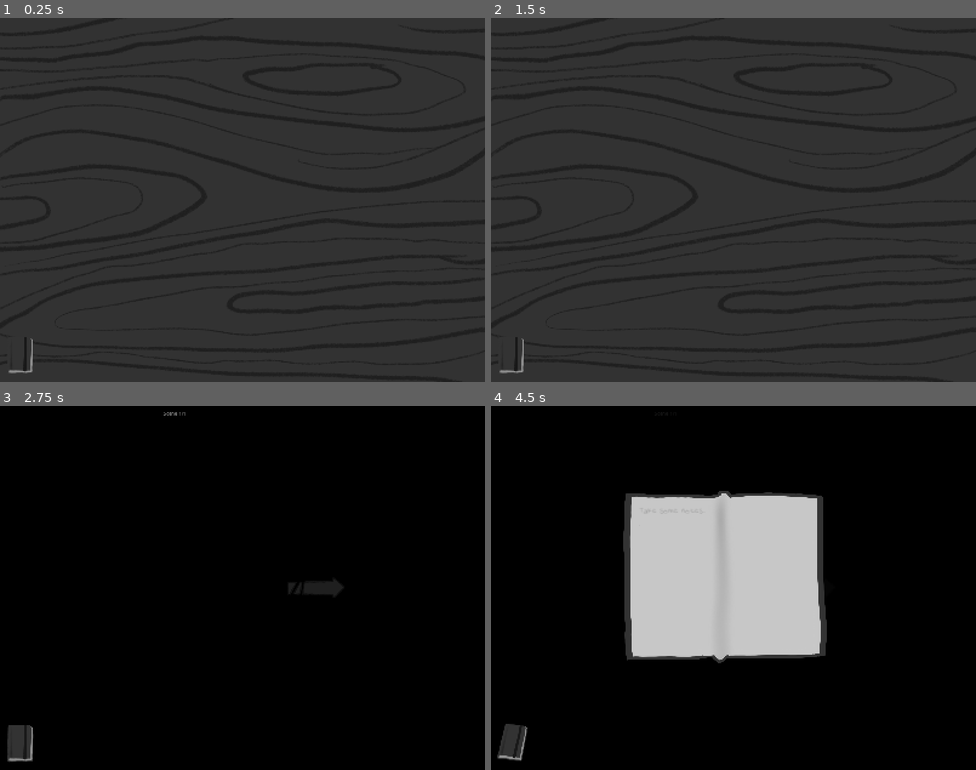
Above: before the commit, frames 1-4 (two rows, left to right).
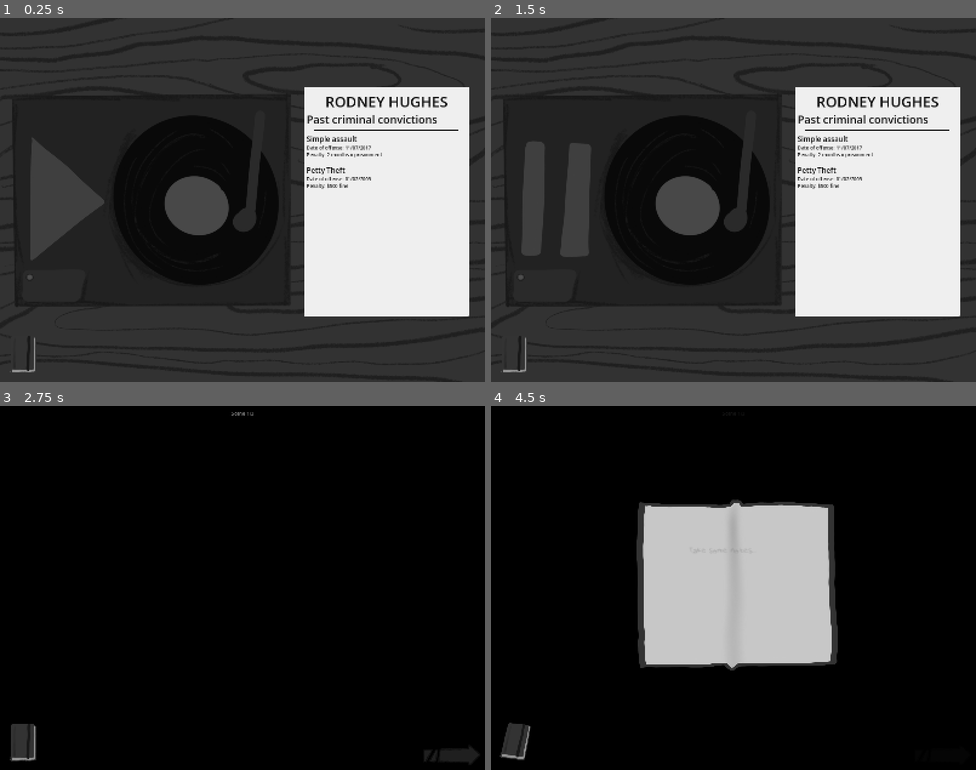
Above: after the commit, the same moments.

Repository: Logabe/crux
Game: Godot game, scene res://scenes/scene_3.tscn
The game is run twice, just before and just after one commit, with the same random seed, the same clock (stepped at 60 frames per second) and the same inputs. This scene is started directly instead of the project's main scene. Sound files missing from this copy of the repository are replaced by a short silence.
Inputs (mouse positions are in pixels of both pictures, inside the frame that each line leads up to; where the layout moved, square brackets give the same spot in the first picture):
- Up to frame 1 (0.25 s): no input
- Up to frame 2 (1.5 s): click (641, 200) at 0.52 s; click (942, 367) [806, 200] at 1.25 s
- Up to frame 3 (2.75 s): click (451, 755) [315, 588] at 2 s
- Up to frame 4 (4.5 s): click (942, 755) [806, 588] at 2.75 s; click (942, 755) [806, 588] at 3.5 s; click (515, 740) [510, 744] at 4.25 s

The runs differ from the first frame. In frame 1, 32% of the frame differs, in the area x 1-97%, y 19-98%; in frame 2, 32%; in frame 3, 0.9%; in frame 4, 6.1%.

Commit message:
Start of Scene 3!

Diff:
--- a/globals.gd
+++ b/globals.gd
@@ -3,7 +3,7 @@
 var i = 0 # Internal counter
 
 # Add the evidence scenes to this and they'll show up in game
-var evidence_scenes = ["evidence1.tscn"]
+var evidence_scenes = ["evidence1.tscn", "scene_2.tscn", "scene_3.tscn"]
 
 func scene_number():
 	return floor(i/2)
--- /dev/null
+++ b/mechanics/audio_player_pip.tscn
@@ -0,0 +1,9 @@
+[gd_scene format=3 uid="uid://b58k3qu4rltbq"]
+
+[ext_resource type="Texture2D" path="res://assets/art/AudioPlayerPip.png" id="1_gpp6f"]
+
+[node name="AudioPlayerPip" type="TextureRect" unique_id=517123681]
+custom_maximum_size = Vector2(32, 32)
+offset_right = 32.0
+offset_bottom = 32.0
+texture = ExtResource("1_gpp6f")
--- a/mechanics/notebook.tscn
+++ b/mechanics/notebook.tscn
@@ -18,14 +18,10 @@
 
 [node name="NotebookIcon" type="TextureButton" parent="." unique_id=944769527]
 custom_maximum_size = Vector2(102, 130)
-anchors_preset = 2
-anchor_top = 1.0
-anchor_bottom = 1.0
-offset_left = 19.0
-offset_top = -153.0
-offset_right = 121.0
-offset_bottom = -23.0
-grow_vertical = 0
+offset_left = 29.0
+offset_top = 1044.0
+offset_right = 131.0
+offset_bottom = 1174.0
 texture_normal = ExtResource("2_pkymh")
 texture_hover = ExtResource("3_m46s0")
 stretch_mode = 0
@@ -33,12 +29,18 @@
 [node name="NotebookPanel" type="Control" parent="." unique_id=243872820]
 layout_mode = 3
 anchors_preset = 0
-offset_right = 40.0
-offset_bottom = 40.0
+offset_left = -114.0
+offset_top = -13.0
+offset_right = -74.0
+offset_bottom = 27.0
 
-[node name="Background" type="Sprite2D" parent="NotebookPanel" unique_id=1992585836]
-position = Vector2(773.00006, 565)
-scale = Vector2(0.5051713, 0.5051713)
+[node name="Background" type="TextureRect" parent="NotebookPanel" unique_id=776819611]
+layout_mode = 0
+offset_left = 595.0
+offset_top = 321.0
+offset_right = 595.0
+offset_bottom = 321.0
+scale = Vector2(0.5, 0.5)
 texture = ExtResource("4_m46s0")
 
 [node name="LeftPage" type="Control" parent="NotebookPanel" unique_id=2066022680]
@@ -51,10 +53,10 @@
 
 [node name="LeftTextEdit" type="TextEdit" parent="NotebookPanel/LeftPage" unique_id=2039562982]
 layout_mode = 0
-offset_left = 48.74996
-offset_top = 95.62492
-offset_right = 197.74997
-offset_bottom = 394.62494
+offset_left = 222.0
+offset_top = 186.0
+offset_right = 480.0
+offset_bottom = 682.0
 theme = SubResource("Theme_m46s0")
 theme_override_colors/font_color = Color(0.29218963, 0.29219028, 0.29218978, 1)
 theme_override_font_sizes/font_size = 16
@@ -74,9 +76,9 @@
 
 [node name="RightRichLabel" type="RichTextLabel" parent="NotebookPanel/RightPage" unique_id=1772006658]
 layout_mode = 0
-offset_left = 504.9996
-offset_top = 204.99985
-offset_right = 652.99963
-offset_bottom = 491.99985
+offset_left = 940.0
+offset_top = 369.0
+offset_right = 1219.0
+offset_bottom = 846.0
 bbcode_enabled = true
 autowrap_mode = 1
--- /dev/null
+++ b/mechanics/soundplayer.gd
@@ -0,0 +1,29 @@
+extends TextureButton
+
+@export var streams: Array[AudioStream]
+
+@onready var player = $AudioStreamPlayer
+
+var i: int = 0
+
+var piptex  = preload("res://assets/art/AudioPlayerPip.png")
+var piptexactivated = preload("res://assets/art/AudioPlayerPipActivate.png")
+
+func _ready():
+	var scene = preload("res://mechanics/audio_player_pip.tscn")
+	for i in streams:
+		$PipsContainer.add_child(scene.instantiate())
+
+func interact(toggled: bool):
+	if !player.playing and !player.stream_paused:
+		player.stream = streams[0]
+		player.play()
+	player.stream_paused = !toggled
+	$PipsContainer.get_child(0).texture = piptexactivated
+
+func play_next() -> void:
+	$PipsContainer.get_child(i).texture = piptex
+	i = (i + 1) % len(streams)
+	player.stream = streams[i]
+	player.play()
+	$PipsContainer.get_child(i).texture = piptexactivated
--- /dev/null
+++ b/mechanics/soundplayer.tscn
@@ -0,0 +1,36 @@
+[gd_scene format=3 uid="uid://d0qdekxddvcrq"]
+
+[ext_resource type="Texture2D" uid="uid://cxoy38ka2y2vj" path="res://assets/art/AudioPlayerDefault.png" id="1_hico2"]
+[ext_resource type="Texture2D" uid="uid://dleywkohqd6l6" path="res://assets/art/AudioPlayerPlaying.png" id="2_3urmx"]
+[ext_resource type="Texture2D" uid="uid://ch8abuaykfi60" path="res://assets/art/AudioPlayerHover.png" id="2_7vsjw"]
+[ext_resource type="Script" path="res://mechanics/soundplayer.gd" id="4_o2wuf"]
+[ext_resource type="AudioStream" path="res://assets/audio/HeyStayAway.mp3" id="5_cb3mb"]
+[ext_resource type="AudioStream" path="res://assets/audio/Ididntwant to daysyasy.mp3" id="6_cb3mb"]
+
+[sub_resource type="AudioStreamPlaylist" id="AudioStreamPlaylist_1ugqg"]
+
+[node name="TextureButton" type="TextureButton" unique_id=1729049346]
+offset_right = 461.0
+offset_bottom = 359.0
+toggle_mode = true
+texture_normal = ExtResource("1_hico2")
+texture_pressed = ExtResource("2_3urmx")
+texture_hover = ExtResource("2_7vsjw")
+stretch_mode = 4
+script = ExtResource("4_o2wuf")
+streams = Array[AudioStream]([ExtResource("5_cb3mb"), ExtResource("6_cb3mb")])
+
+[node name="AudioStreamPlayer" type="AudioStreamPlayer" parent="." unique_id=703970639]
+stream = SubResource("AudioStreamPlaylist_1ugqg")
+
+[node name="PipsContainer" type="HBoxContainer" parent="." unique_id=745820517]
+custom_maximum_size = Vector2(-1, 32)
+layout_mode = 0
+offset_left = 42.0
+offset_top = 598.0
+offset_right = 222.0
+offset_bottom = 629.0
+theme_override_constants/separation = -32
+
+[connection signal="toggled" from="." to="." method="interact"]
+[connection signal="finished" from="AudioStreamPlayer" to="." method="play_next"]
--- a/scenes/base.tscn
+++ b/scenes/base.tscn
@@ -96,9 +96,11 @@
 
 [node name="Evidence" type="Control" unique_id=1873289180]
 layout_mode = 3
-anchors_preset = 0
-offset_right = 1152.0
-offset_bottom = 648.0
+anchors_preset = 15
+anchor_right = 1.0
+anchor_bottom = 1.0
+grow_horizontal = 2
+grow_vertical = 2
 script = ExtResource("1_p1iy4")
 
 [node name="Label" type="Label" parent="." unique_id=381657814]
--- a/scenes/scene_3.tscn
+++ b/scenes/scene_3.tscn
@@ -2,16 +2,50 @@
 
 [ext_resource type="PackedScene" uid="uid://3bhalebryt54" path="res://scenes/base.tscn" id="1_e23nr"]
 [ext_resource type="Texture2D" uid="uid://c6xwkbsnxl5nm" path="res://assets/art/BackgroundWoodTexture.png" id="2_cjh3u"]
+[ext_resource type="Theme" uid="uid://c2gw58mhw0uys" path="res://theme.tres" id="2_xcvhn"]
+[ext_resource type="PackedScene" uid="uid://d0qdekxddvcrq" path="res://mechanics/soundplayer.tscn" id="3_lon35"]
+
+[sub_resource type="StyleBoxFlat" id="StyleBoxFlat_cjh3u"]
+content_margin_left = 8.0
+content_margin_top = 16.0
+content_margin_right = 8.0
+bg_color = Color(0.9384497, 0.9384497, 0.9384497, 1)
+corner_radius_top_left = 4
+corner_radius_top_right = 4
+corner_radius_bottom_right = 4
+corner_radius_bottom_left = 4
 
 [node name="Evidence" unique_id=1873289180 instance=ExtResource("1_e23nr")]
+theme = ExtResource("2_xcvhn")
 
 [node name="BackgroundWoodTexture" type="Sprite2D" parent="." index="4" unique_id=266656535]
 position = Vector2(800, 600)
 texture = ExtResource("2_cjh3u")
 
-[node name="SoundPlayer" parent="." index="5" unique_id=1729049346]
+[node name="RichTextLabel" type="RichTextLabel" parent="." index="5" unique_id=1710269618]
 layout_mode = 0
-offset_left = 32.0
-offset_top = 262.0
-offset_right = 493.0
-offset_bottom = 621.0
+offset_left = 1003.0
+offset_top = 226.0
+offset_right = 1547.0
+offset_bottom = 984.0
+theme_override_colors/default_color = Color(0.0627451, 0.0627451, 0.0627451, 1)
+theme_override_styles/normal = SubResource("StyleBoxFlat_cjh3u")
+bbcode_enabled = true
+text = "[center][font_size=48]RODNEY HUGHES[/font_size][/center]
+[font_size=36]Past criminal convictions[/font_size]
+[hr]
+[font_size=24]Simple assault[/font_size]
+Date of offense: 11/07/2017
+Penalty: 2 months inprisonment
+
+[font_size=24]Petty Theft[/font_size]
+Date of offense: 01/02/2009
+Penalty: $500 fine
+[hr]"
+
+[node name="TextureButton" parent="." index="6" unique_id=1729049346 instance=ExtResource("3_lon35")]
+layout_mode = 0
+offset_left = 40.0
+offset_top = 241.0
+offset_right = 962.0
+offset_bottom = 959.0
Binary file added: assets/art/AudioPlayerPip.png
Not shown, added: assets/art/AudioPlayerPip.png.import
Binary file added: assets/art/AudioPlayerPipActivate.png
Not shown, added: assets/art/AudioPlayerPipActivate.png.import
Not shown, added: assets/audio/HeyStayAway.mp3.import
Not shown, added: assets/audio/Ididntwant to daysyasy.mp3.import
Not shown, added: mechanics/soundplayer.gd.uid
Not shown, added: assets/art/AudioPlayerPip.png~
Not shown, added: assets/audio/HeyStayAway.mp3
Not shown, added: assets/audio/Ididntwant to daysyasy.mp3
